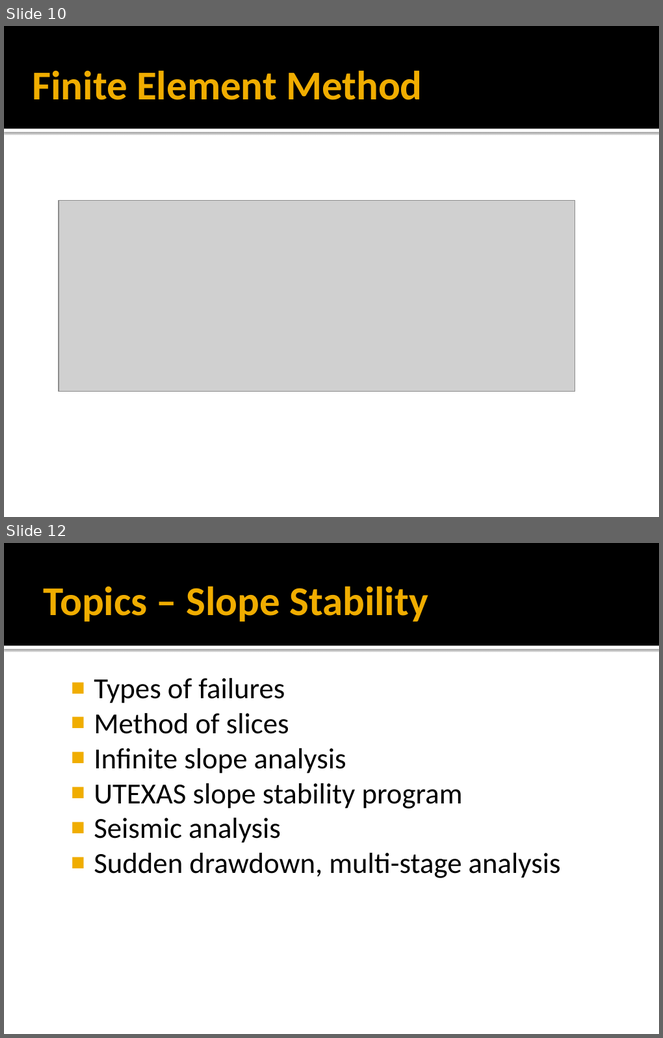
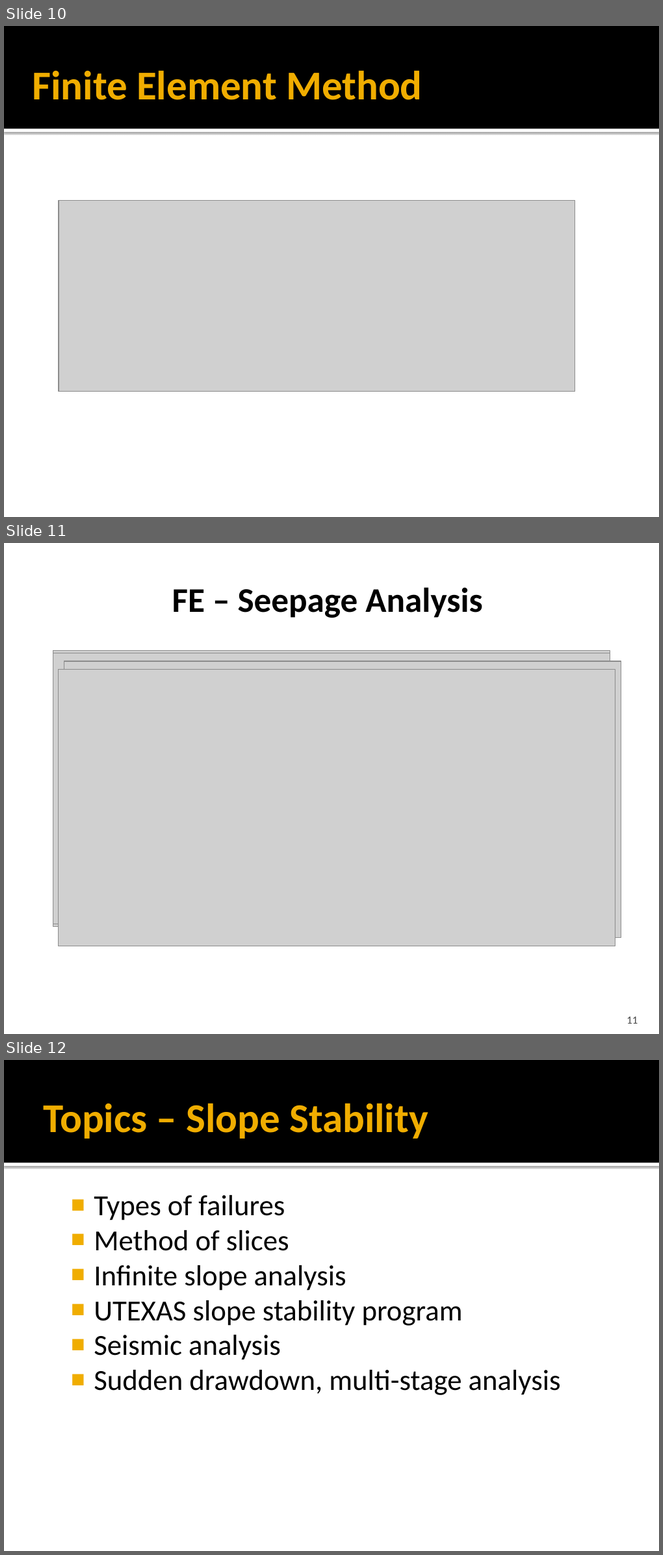
Before and after one commit to njones61/ce544, a slide deck: docs/resources/overview/intro.pptx. Shown one above the other, each under a label of ours: slides 10 and 12 before the commit, slides 10, 11 and 12 after it; the slides between them are not shown. The pictures are 663x1038 and 663x1555 pixels, drawn with LibreOffice and Linux fonts; fonts in the diff are those of the drawing; grey boxes stand for pictures. Boxes give left, top, right and bottom in pixels: in the first picture for what was removed or moved away, otherwise in the second. Text is boxed around its words. In the diff, an @@ line names an element or a change of style, - is before the commit and + after.

```diff
--- a/docs/resources/overview/intro.pptx
+++ b/docs/resources/overview/intro.pptx
@@ slide 11 added at [4, 543, 659, 1034], background #FFFFFF @@
@@ title added at [172, 587, 482, 618], 38 pt, text #000000, bold @@
+FE – Seepage Analysis
@@ picture added at [53, 650, 610, 927] @@
@@ picture added at [53, 653, 610, 925] @@
@@ picture added at [59, 670, 615, 947] @@
@@ picture added at [64, 661, 622, 938] @@
@@ page number added at [627, 1017, 638, 1024], 12 pt, text #454545 @@
+11
```
Also in this commit, not shown: 3 slides changed, 2 other slides added, 2 slides removed.
